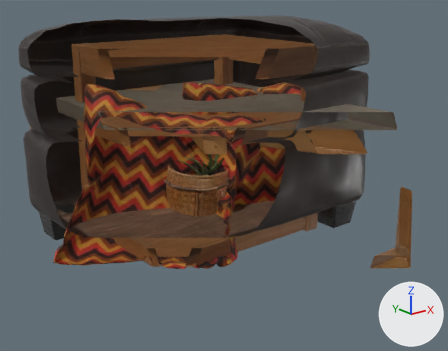
Two versions of the glTF model static/models/Lounge/lounge-props.glb, one commit apart.
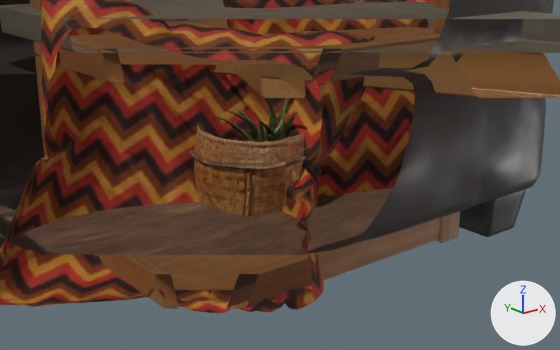
Each version is shown whole from a 50 mm lens placed at (-1.046, -1.422, 0.716), pointed at (0.032, -0.074, 0.177), then close up from a 50 mm lens placed at (-0.754, -1.013, 0.506), pointed at (0.068, 0.014, 0.095). Arrows for +X, +Y and +Z are at lower right; the lights stay in place. The last two pictures show the newer version. Everything nearer to the camera than a plane just in front of the edit is cut away. Where no turn or scale is listed for an object, it has been applied to the vertices.

In view in the first close-up: 'Ottoman_01', 'modern_coffee_table_01', 'potted_plant_04_plant', 'side_table_01', 'throw_pillows_01_pillow01', 'throw_pillows_01_pillow02', 'wicker_basket_02_base'.
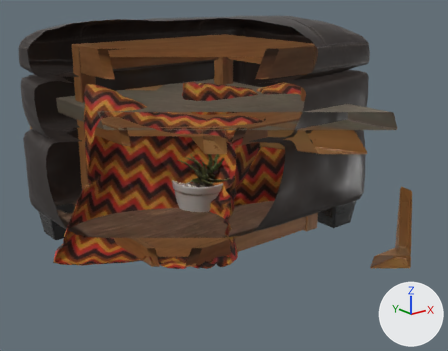
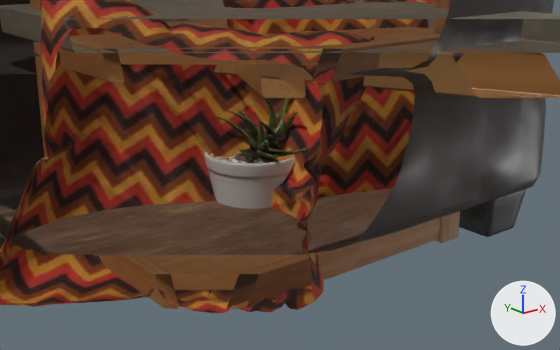
Commit message: Remove the wicker basket from the lounge

Location of each change, (x1, y1, x2, y2) in pixels of the close-ups (560 x 350 px):
'wicker_basket_02_base', deleted (brown)
    before: (190, 126, 306, 216)
'potted_plant_04_pot', unchanged, uncovered by the edit
    after: (204, 152, 295, 209)

What changed in the scene script:
```text
Remove ob_wicker_basket_02_base:
    ob_wicker_basket_02_base = bpy.data.objects.new('wicker_basket_02_base', me_mesh_1)
    ob_wicker_basket_02_base.location = (0.0, 0.0, 0.0)
```
